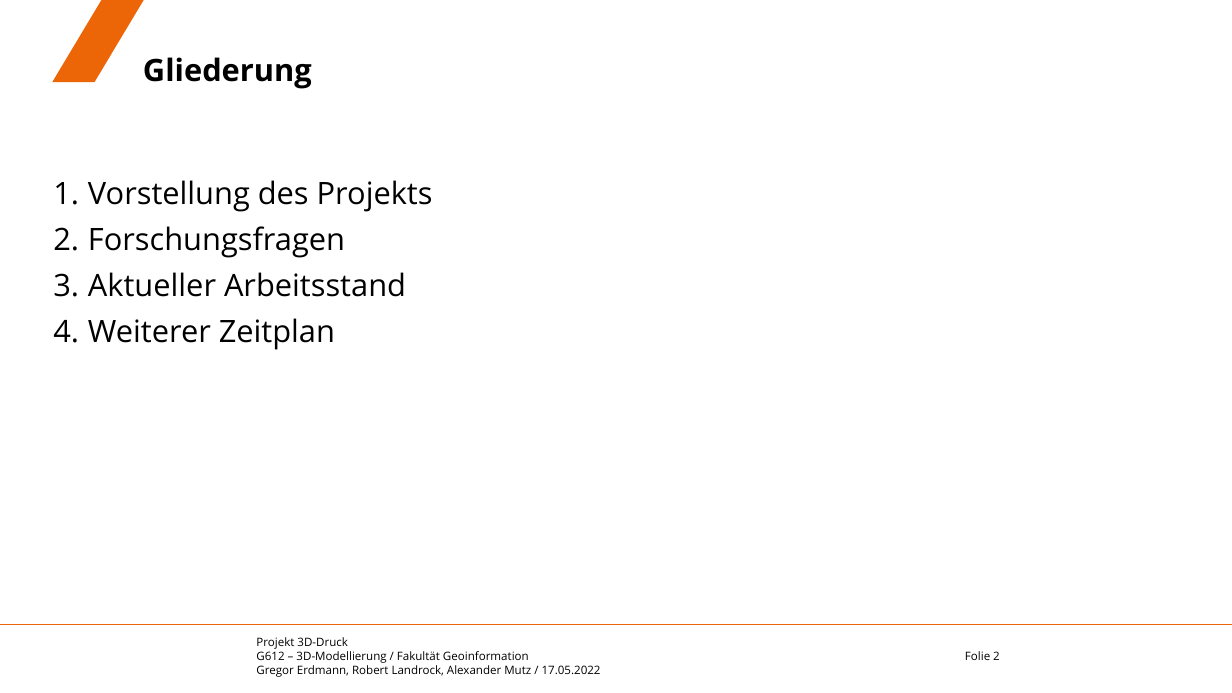
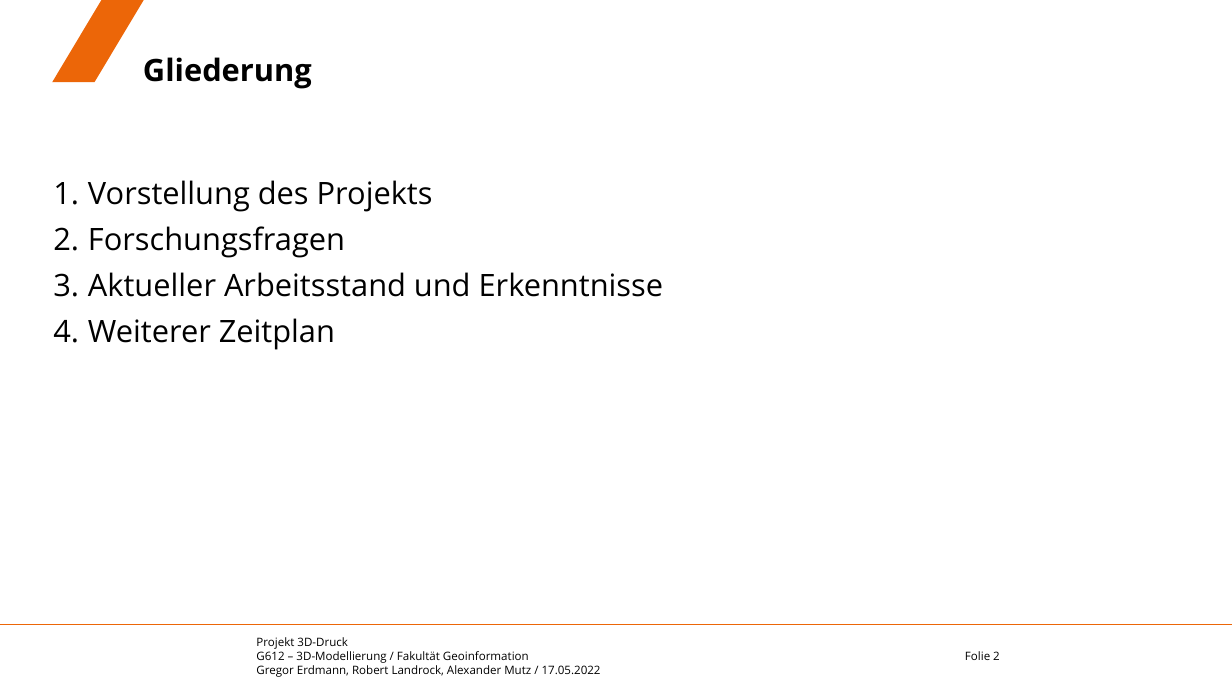
Before and after one commit to eamutz/LGS_print, a slide deck: slide 2 of zwischenvortrag.pptx. Drawn at 1232x693 pixels with LibreOffice and Linux fonts; fonts in the diff are those of the drawing; background and template pictures are left out. Boxes give left, top, right and bottom in pixels: in the first picture for what was removed or moved away, otherwise in the second. Text is boxed around its words. In the diff, an @@ line names an element or a change of style, - is before the commit and + after.

```diff
--- a/zwischenvortrag.pptx
+++ b/zwischenvortrag.pptx
@@ text at [88, 272, 663, 297]: text changed @@
-3. Aktueller Arbeitsstand
+3. Aktueller Arbeitsstand und Erkenntnisse
```
Also in this commit, not shown: 5 other slides changed.
